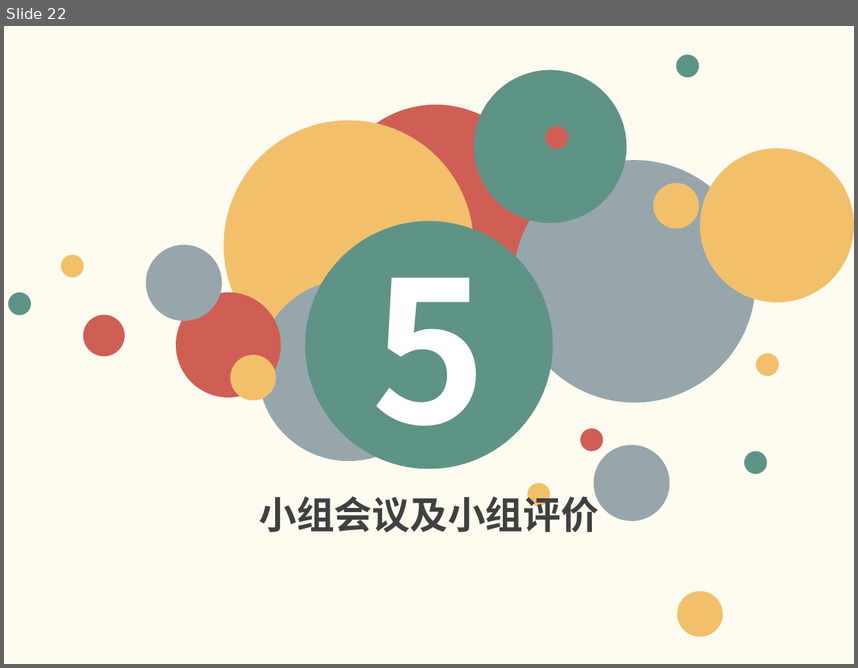
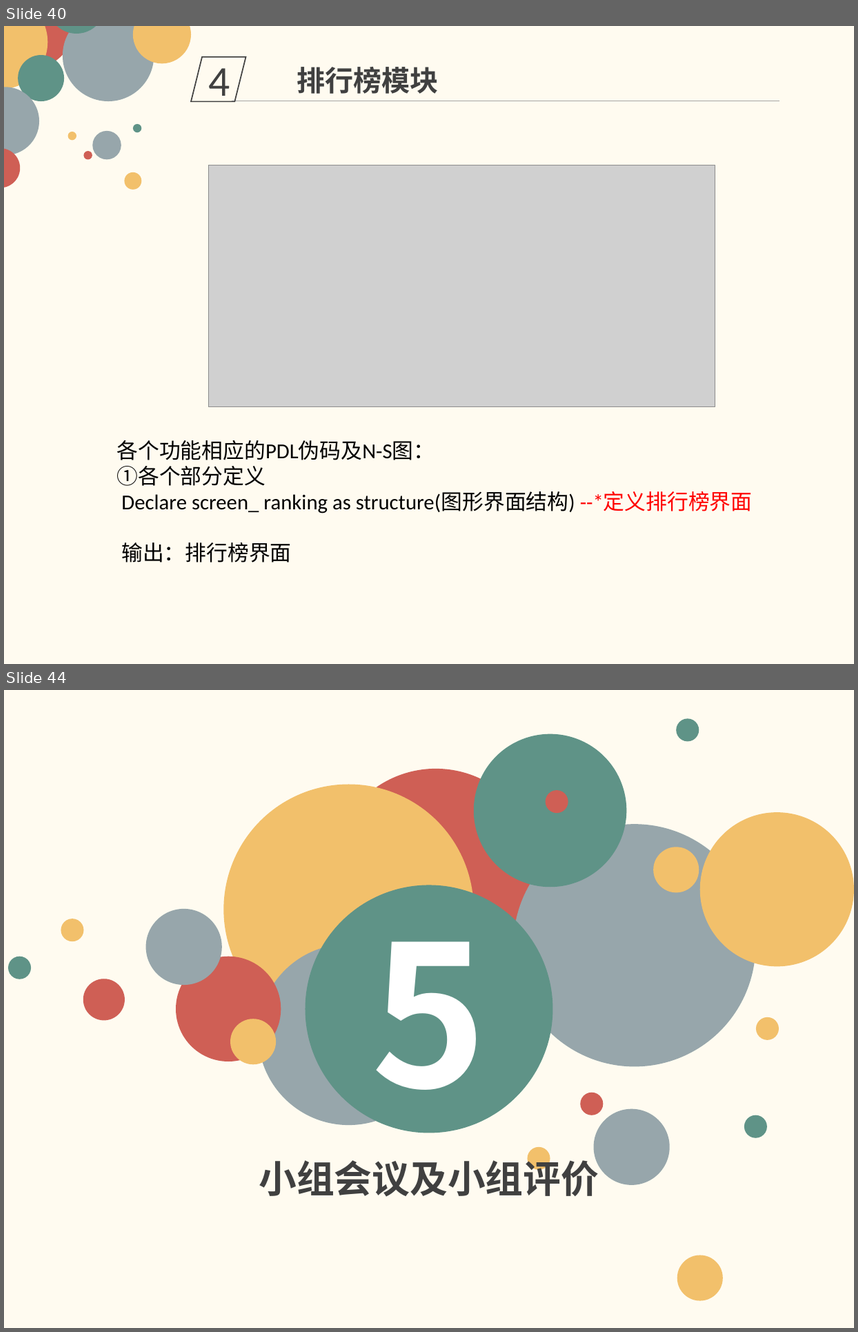
Before and after one commit to firstprojectmicheng/SE2018-G08, a slide deck: SE2018春-G08-详细设计.pptx. Shown one above the other, each under a label of ours: slide 22 before the commit, slides 40 and 44 after it; the slides between them are not shown. The pictures are 858x668 and 858x1332 pixels, drawn with LibreOffice and Linux fonts; fonts in the diff are those of the drawing; grey boxes stand for pictures. Boxes give left, top, right and bottom in pixels: in the first picture for what was removed or moved away, otherwise in the second. Text is boxed around its words. In the diff, an @@ line names an element or a change of style, - is before the commit and + after.

```diff
--- a/SE2018春-G08-详细设计.pptx
+++ b/SE2018春-G08-详细设计.pptx
@@ slide 40 added at <box>4,26,854,664</box>, background #FFFBF0 @@
@@ group added at <box>4,26,191,190</box>: 13 ellipses @@
@@ parallelogram added at <box>191,56,246,101</box>, outline #404040 1 pt, 36 pt, text #404040 @@
+4
@@ text added at <box>297,67,438,94</box>, 24 pt, text #404040, bold @@
+排行榜模块
@@ line added from (232, 101) to (780, 101), #A6A6A6 0.5 pt @@
@@ picture added at <box>209,165,715,406</box> @@
@@ text added at <box>116,440,753,562</box>, 18 pt, text #000000 @@
+各个功能相应的PDL伪码及N-S图：
+①各个部分定义
+Declare screen_ ranking as structure(图形界面结构) --*定义排行榜界面
+输出：排行榜界面
@@ what was slide 22 is now slide 44 @@
```
Also in this commit, not shown: 8 slides changed, 24 other slides added, 3 slides removed.
